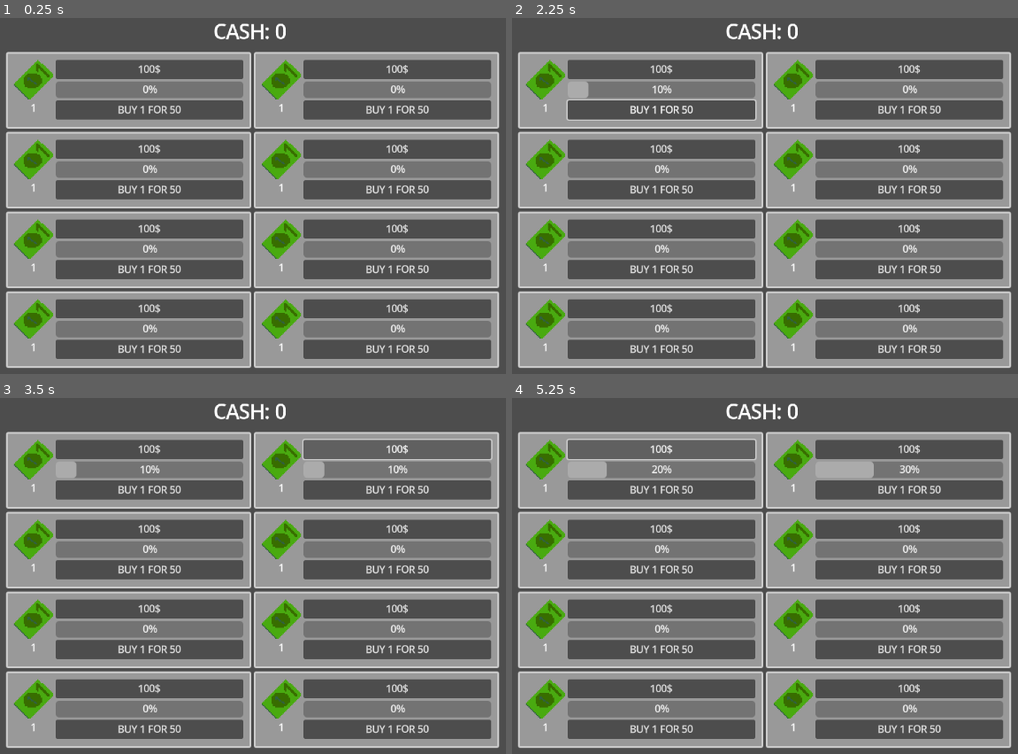
Above: before the commit, frames 1-4 (two rows, left to right).
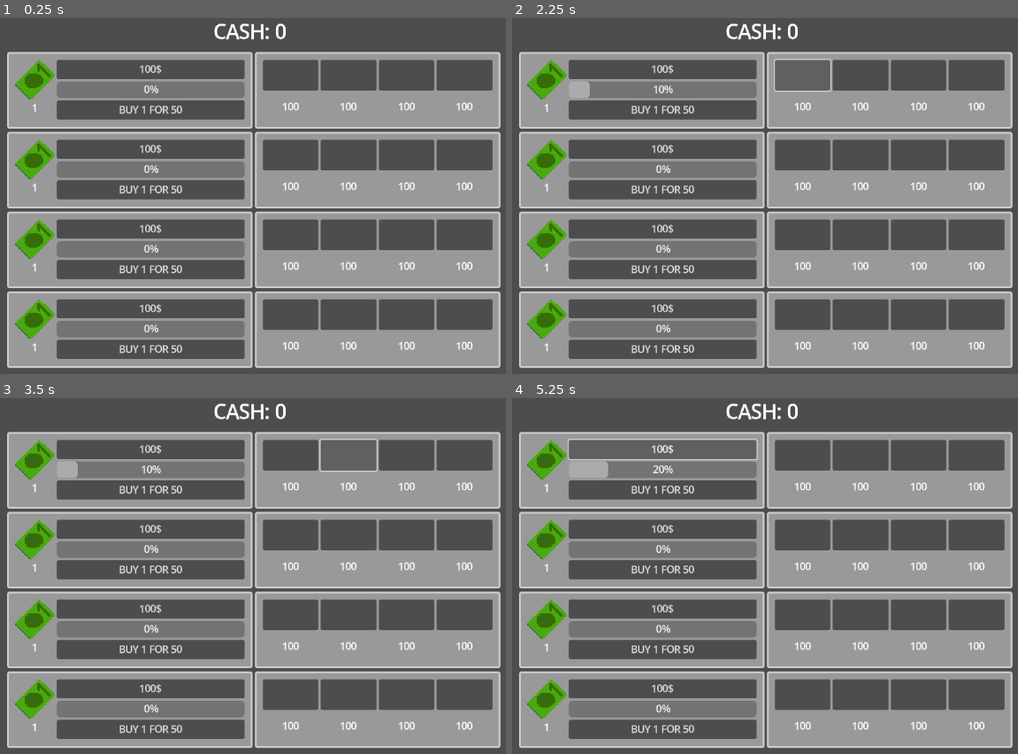
Above: after the commit, the same moments.

Repository: Minimalistyk/CasinoClicker
Game: Godot game, scene res://Scenes/main.tscn
The game is run twice, just before and just after one commit, with the same random seed, the same clock (stepped at 60 frames per second) and the same inputs.
Inputs (mouse positions are in pixels of both pictures, inside the frame that each line leads up to):
- Up to frame 1 (0.25 s): no input
- Up to frame 2 (2.25 s): click "100$" at 0.5 s; click "BUY 1 FOR 50" at 1.25 s; click (800, 74) at 2.02 s
- Up to frame 3 (3.5 s): click (349, 454) at 2.77 s
- Up to frame 4 (5.25 s): click (916, 454) at 3.52 s; click (977, 454) at 4.27 s; click "100$" at 5 s

The runs differ from the first frame. In frame 1, 23% of the frame differs, in the area x 1-99%, y 9-99%; in frame 2, 23%; in frame 3, 23%; in frame 4, 23%.

Commit message:
upgary powoli raczkuja

Diff:
--- a/Scenes/buissnes_panel.tscn
+++ b/Scenes/buissnes_panel.tscn
@@ -16,72 +16,146 @@
 [sub_resource type="LabelSettings" id="LabelSettings_k4vwq"]
 
 [node name="BuissnesPanel" type="Control"]
-custom_minimum_size = Vector2(400, 125)
+custom_minimum_size = Vector2(800, 125)
 layout_mode = 3
 anchors_preset = 0
+offset_right = 800.0
+offset_bottom = 125.0
 size_flags_horizontal = 3
 size_flags_vertical = 3
 script = ExtResource("1_k4vwq")
 
-[node name="Panel" type="Panel" parent="."]
+[node name="HBoxContainer" type="HBoxContainer" parent="."]
+layout_mode = 0
+offset_right = 40.0
+offset_bottom = 40.0
+
+[node name="PanelContainer" type="PanelContainer" parent="HBoxContainer"]
 custom_minimum_size = Vector2(400, 125)
-layout_mode = 0
-offset_right = 400.0
-offset_bottom = 125.0
-
-[node name="PanelContainer" type="PanelContainer" parent="."]
-custom_minimum_size = Vector2(400, 125)
-layout_mode = 1
-offset_right = 400.0
-offset_bottom = 125.0
+layout_mode = 2
 theme_override_styles/panel = SubResource("StyleBoxFlat_k4vwq")
 
-[node name="MarginContainer" type="MarginContainer" parent="PanelContainer"]
+[node name="MarginContainer" type="MarginContainer" parent="HBoxContainer/PanelContainer"]
 layout_mode = 2
 theme_override_constants/margin_left = 10
 theme_override_constants/margin_top = 10
 theme_override_constants/margin_right = 10
 theme_override_constants/margin_bottom = 10
 
-[node name="VBoxContainer" type="VBoxContainer" parent="PanelContainer/MarginContainer"]
+[node name="VBoxContainer" type="VBoxContainer" parent="HBoxContainer/PanelContainer/MarginContainer"]
 layout_mode = 2
 
-[node name="HBoxContainer" type="HBoxContainer" parent="PanelContainer/MarginContainer/VBoxContainer"]
+[node name="HBoxContainer" type="HBoxContainer" parent="HBoxContainer/PanelContainer/MarginContainer/VBoxContainer"]
 layout_mode = 2
 
-[node name="VBoxContainer2" type="VBoxContainer" parent="PanelContainer/MarginContainer/VBoxContainer/HBoxContainer"]
+[node name="VBoxContainer2" type="VBoxContainer" parent="HBoxContainer/PanelContainer/MarginContainer/VBoxContainer/HBoxContainer"]
 layout_mode = 2
 
-[node name="TextureRect" type="TextureRect" parent="PanelContainer/MarginContainer/VBoxContainer/HBoxContainer/VBoxContainer2"]
+[node name="TextureRect" type="TextureRect" parent="HBoxContainer/PanelContainer/MarginContainer/VBoxContainer/HBoxContainer/VBoxContainer2"]
 custom_minimum_size = Vector2(64, 64)
 layout_mode = 2
 texture = ExtResource("1_fbi7y")
 
-[node name="Ilosc" type="Label" parent="PanelContainer/MarginContainer/VBoxContainer/HBoxContainer/VBoxContainer2"]
+[node name="Ilosc" type="Label" parent="HBoxContainer/PanelContainer/MarginContainer/VBoxContainer/HBoxContainer/VBoxContainer2"]
 unique_name_in_owner = true
 layout_mode = 2
 text = "100"
 label_settings = SubResource("LabelSettings_k4vwq")
 horizontal_alignment = 1
 
-[node name="VBoxContainer" type="VBoxContainer" parent="PanelContainer/MarginContainer/VBoxContainer/HBoxContainer"]
+[node name="VBoxContainer" type="VBoxContainer" parent="HBoxContainer/PanelContainer/MarginContainer/VBoxContainer/HBoxContainer"]
 layout_mode = 2
 size_flags_horizontal = 3
 
-[node name="CashButton" type="Button" parent="PanelContainer/MarginContainer/VBoxContainer/HBoxContainer/VBoxContainer"]
+[node name="CashButton" type="Button" parent="HBoxContainer/PanelContainer/MarginContainer/VBoxContainer/HBoxContainer/VBoxContainer"]
 unique_name_in_owner = true
 custom_minimum_size = Vector2(200, 20)
 layout_mode = 2
 text = "100$"
 
-[node name="ProgressBar" type="ProgressBar" parent="PanelContainer/MarginContainer/VBoxContainer/HBoxContainer/VBoxContainer"]
+[node name="ProgressBar" type="ProgressBar" parent="HBoxContainer/PanelContainer/MarginContainer/VBoxContainer/HBoxContainer/VBoxContainer"]
 unique_name_in_owner = true
 layout_mode = 2
 
-[node name="BuyButton" type="Button" parent="PanelContainer/MarginContainer/VBoxContainer/HBoxContainer/VBoxContainer"]
+[node name="BuyButton" type="Button" parent="HBoxContainer/PanelContainer/MarginContainer/VBoxContainer/HBoxContainer/VBoxContainer"]
 unique_name_in_owner = true
 layout_mode = 2
 text = "BUY x 1"
 
-[connection signal="pressed" from="PanelContainer/MarginContainer/VBoxContainer/HBoxContainer/VBoxContainer/CashButton" to="." method="_on_button_pressed"]
-[connection signal="pressed" from="PanelContainer/MarginContainer/VBoxContainer/HBoxContainer/VBoxContainer/BuyButton" to="." method="_on_buy_button_pressed"]
+[node name="PanelContainer2" type="PanelContainer" parent="HBoxContainer"]
+custom_minimum_size = Vector2(400, 125)
+layout_mode = 2
+theme_override_styles/panel = SubResource("StyleBoxFlat_k4vwq")
+
+[node name="MarginContainer" type="MarginContainer" parent="HBoxContainer/PanelContainer2"]
+layout_mode = 2
+theme_override_constants/margin_left = 10
+theme_override_constants/margin_top = 10
+theme_override_constants/margin_right = 10
+theme_override_constants/margin_bottom = 10
+
+[node name="VBoxContainer" type="VBoxContainer" parent="HBoxContainer/PanelContainer2/MarginContainer"]
+layout_mode = 2
+
+[node name="HBoxContainer" type="HBoxContainer" parent="HBoxContainer/PanelContainer2/MarginContainer/VBoxContainer"]
+layout_mode = 2
+
+[node name="ClickBoost" type="Button" parent="HBoxContainer/PanelContainer2/MarginContainer/VBoxContainer/HBoxContainer"]
+unique_name_in_owner = true
+custom_minimum_size = Vector2(0, 50)
+layout_mode = 2
+size_flags_horizontal = 3
+
+[node name="AutoClick" type="Button" parent="HBoxContainer/PanelContainer2/MarginContainer/VBoxContainer/HBoxContainer"]
+unique_name_in_owner = true
+custom_minimum_size = Vector2(0, 50)
+layout_mode = 2
+size_flags_horizontal = 3
+
+[node name="CashBoost" type="Button" parent="HBoxContainer/PanelContainer2/MarginContainer/VBoxContainer/HBoxContainer"]
+unique_name_in_owner = true
+custom_minimum_size = Vector2(0, 50)
+layout_mode = 2
+size_flags_horizontal = 3
+
+[node name="Button4" type="Button" parent="HBoxContainer/PanelContainer2/MarginContainer/VBoxContainer/HBoxContainer"]
+custom_minimum_size = Vector2(0, 50)
+layout_mode = 2
+size_flags_horizontal = 3
+
+[node name="HBoxContainer2" type="HBoxContainer" parent="HBoxContainer/PanelContainer2/MarginContainer/VBoxContainer"]
+layout_mode = 2
+size_flags_vertical = 3
+
+[node name="ClickBoostLabel" type="Label" parent="HBoxContainer/PanelContainer2/MarginContainer/VBoxContainer/HBoxContainer2"]
+unique_name_in_owner = true
+layout_mode = 2
+size_flags_horizontal = 3
+text = "100"
+horizontal_alignment = 1
+
+[node name="AutoClickLabel" type="Label" parent="HBoxContainer/PanelContainer2/MarginContainer/VBoxContainer/HBoxContainer2"]
+unique_name_in_owner = true
+layout_mode = 2
+size_flags_horizontal = 3
+text = "100"
+horizontal_alignment = 1
+
+[node name="CashBoostLabel" type="Label" parent="HBoxContainer/PanelContainer2/MarginContainer/VBoxContainer/HBoxContainer2"]
+unique_name_in_owner = true
+layout_mode = 2
+size_flags_horizontal = 3
+text = "100"
+horizontal_alignment = 1
+
+[node name="Label4" type="Label" parent="HBoxContainer/PanelContainer2/MarginContainer/VBoxContainer/HBoxContainer2"]
+layout_mode = 2
+size_flags_horizontal = 3
+text = "100"
+horizontal_alignment = 1
+
+[node name="Timer" type="Timer" parent="."]
+
+[connection signal="pressed" from="HBoxContainer/PanelContainer/MarginContainer/VBoxContainer/HBoxContainer/VBoxContainer/CashButton" to="." method="_on_button_pressed"]
+[connection signal="pressed" from="HBoxContainer/PanelContainer/MarginContainer/VBoxContainer/HBoxContainer/VBoxContainer/BuyButton" to="." method="_on_buy_button_pressed"]
+[connection signal="pressed" from="HBoxContainer/PanelContainer2/MarginContainer/VBoxContainer/HBoxContainer/ClickBoost" to="." method="_on_click_boost_pressed"]
--- a/Scenes/main.tscn
+++ b/Scenes/main.tscn
@@ -15,52 +15,6 @@
 grow_vertical = 2
 script = ExtResource("1_bo1nx")
 
-[node name="HBoxContainer" type="HBoxContainer" parent="."]
-layout_mode = 1
-anchors_preset = 8
-anchor_left = 0.5
-anchor_top = 0.5
-anchor_right = 0.5
-anchor_bottom = 0.5
-offset_left = -200.0
-offset_top = -257.5
-offset_right = 200.0
-offset_bottom = 257.5
-grow_horizontal = 2
-grow_vertical = 2
-
-[node name="VBoxContainer2" type="VBoxContainer" parent="HBoxContainer"]
-layout_mode = 2
-theme_override_constants/separation = 5
-
-[node name="BuissnesPanel" parent="HBoxContainer/VBoxContainer2" instance=ExtResource("1_jjgbg")]
-layout_mode = 2
-
-[node name="BuissnesPanel2" parent="HBoxContainer/VBoxContainer2" instance=ExtResource("1_jjgbg")]
-layout_mode = 2
-
-[node name="BuissnesPanel3" parent="HBoxContainer/VBoxContainer2" instance=ExtResource("1_jjgbg")]
-layout_mode = 2
-
-[node name="BuissnesPanel4" parent="HBoxContainer/VBoxContainer2" instance=ExtResource("1_jjgbg")]
-layout_mode = 2
-
-[node name="VBoxContainer" type="VBoxContainer" parent="HBoxContainer"]
-layout_mode = 2
-theme_override_constants/separation = 5
-
-[node name="BuissnesPanel" parent="HBoxContainer/VBoxContainer" instance=ExtResource("1_jjgbg")]
-layout_mode = 2
-
-[node name="BuissnesPanel2" parent="HBoxContainer/VBoxContainer" instance=ExtResource("1_jjgbg")]
-layout_mode = 2
-
-[node name="BuissnesPanel3" parent="HBoxContainer/VBoxContainer" instance=ExtResource("1_jjgbg")]
-layout_mode = 2
-
-[node name="BuissnesPanel4" parent="HBoxContainer/VBoxContainer" instance=ExtResource("1_jjgbg")]
-layout_mode = 2
-
 [node name="CashLabel" type="Label" parent="."]
 unique_name_in_owner = true
 layout_mode = 1
@@ -75,3 +29,30 @@
 grow_horizontal = 2
 text = "CASH: 999"
 label_settings = SubResource("LabelSettings_bo1nx")
+
+[node name="VBoxContainer2" type="VBoxContainer" parent="."]
+layout_mode = 1
+anchors_preset = 8
+anchor_left = 0.5
+anchor_top = 0.5
+anchor_right = 0.5
+anchor_bottom = 0.5
+offset_left = -400.0
+offset_top = -257.5
+offset_right = 400.0
+offset_bottom = 257.5
+grow_horizontal = 2
+grow_vertical = 2
+theme_override_constants/separation = 5
+
+[node name="BuissnesPanel" parent="VBoxContainer2" instance=ExtResource("1_jjgbg")]
+layout_mode = 2
+
+[node name="BuissnesPanel2" parent="VBoxContainer2" instance=ExtResource("1_jjgbg")]
+layout_mode = 2
+
+[node name="BuissnesPanel3" parent="VBoxContainer2" instance=ExtResource("1_jjgbg")]
+layout_mode = 2
+
+[node name="BuissnesPanel4" parent="VBoxContainer2" instance=ExtResource("1_jjgbg")]
+layout_mode = 2
--- a/Scripts/buissnes_panel.gd
+++ b/Scripts/buissnes_panel.gd
@@ -4,22 +4,50 @@
 @onready var buy_button: Button = %BuyButton
 @onready var cash_button: Button = %CashButton
 
-var ile := 1
-var money_needed := 50
-func _process(delta: float) -> void:
+@onready var auto_click: Button = %AutoClick
+@onready var auto_click_label: Label = %AutoClickLabel
+var auto_click_count := 1
+var auto_click_upgade_cost := 100
+
+@onready var click_boost: Button = %ClickBoost
+@onready var click_boost_label: Label = %ClickBoostLabel
+var click_boost_count := 1.0
+var click_boost_upgade_cost := 100
+
+@onready var cash_boost: Button = %CashBoost
+@onready var cash_boost_label: Label = %CashBoostLabel
+var cash_boost_count := 1
+var cash_boost_upgade_cost := 100
+
+var buissnes := 1
+var buy_cost := 50
+#var upgade_cost := 100
+func _ready() -> void:
+	auto_click_label.text = str(auto_click_upgade_cost)
+	click_boost_label.text = str(click_boost_upgade_cost)
+	cash_boost_label.text = str(cash_boost_upgade_cost)
+func _process(_delta: float) -> void:
 	if progress_bar.value >= 100:
-		GameMenegerSingleton.money += 100 * ile
+		GameMenegerSingleton.money += 100 * buissnes
 		progress_bar.value = 0
-	label.text = str(ile)
-	buy_button.text = "BUY 1 FOR " + str(money_needed)
-	cash_button.text = str(100 * ile) + "$"
+	label.text = str(buissnes)
+	buy_button.text = "BUY 1 FOR " + str(buy_cost)
+	cash_button.text = str(100 * buissnes) + "$"
 func _on_button_pressed() -> void:
-	progress_bar.value += 10
+	progress_bar.value += 10 * click_boost_count
+
+func _on_buy_button_pressed() -> void:
+	if GameMenegerSingleton.money < buy_cost:
+		return
+	GameMenegerSingleton.money -= buy_cost
+	buy_cost *= 2.25
+	buissnes += 1
 
 
-func _on_buy_button_pressed() -> void:
-	if GameMenegerSingleton.money < money_needed:
+func _on_click_boost_pressed() -> void:
+	if GameMenegerSingleton.money < click_boost_upgade_cost:
 		return
-	GameMenegerSingleton.money -= money_needed
-	money_needed *= 2.25
-	ile += 1
+	click_boost_count += 0.5
+	GameMenegerSingleton.money -= click_boost_upgade_cost
+	click_boost_upgade_cost *= 4
+	click_boost_label.text = str(click_boost_upgade_cost)
--- a/Scripts/main.gd
+++ b/Scripts/main.gd
@@ -1,5 +1,5 @@
 extends Control
 @onready var cash_label: Label = %CashLabel
 
-func _process(delta: float) -> void:
+func _process(_delta: float) -> void:
 	cash_label.text = "CASH: " + str(GameMenegerSingleton.money)
